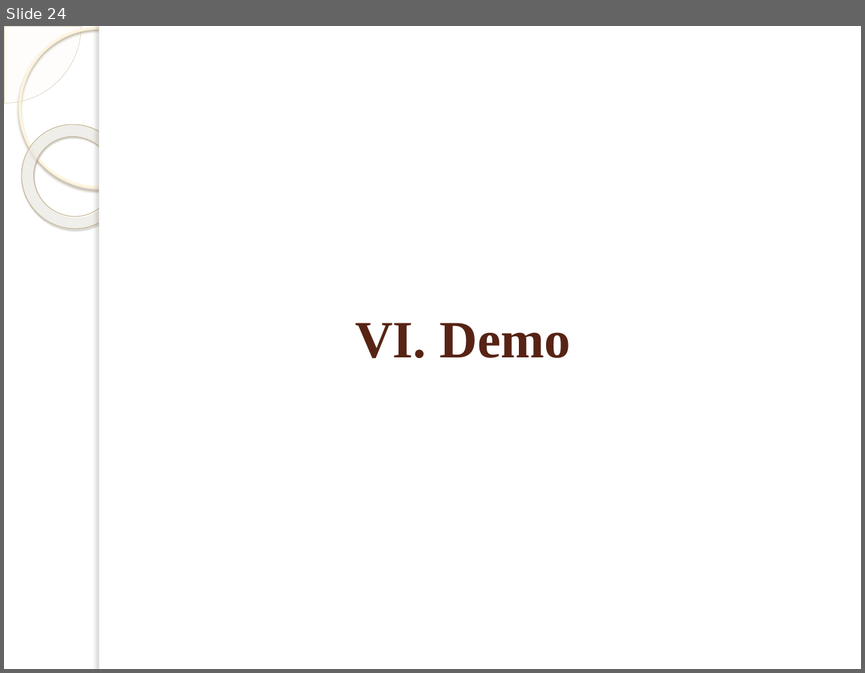
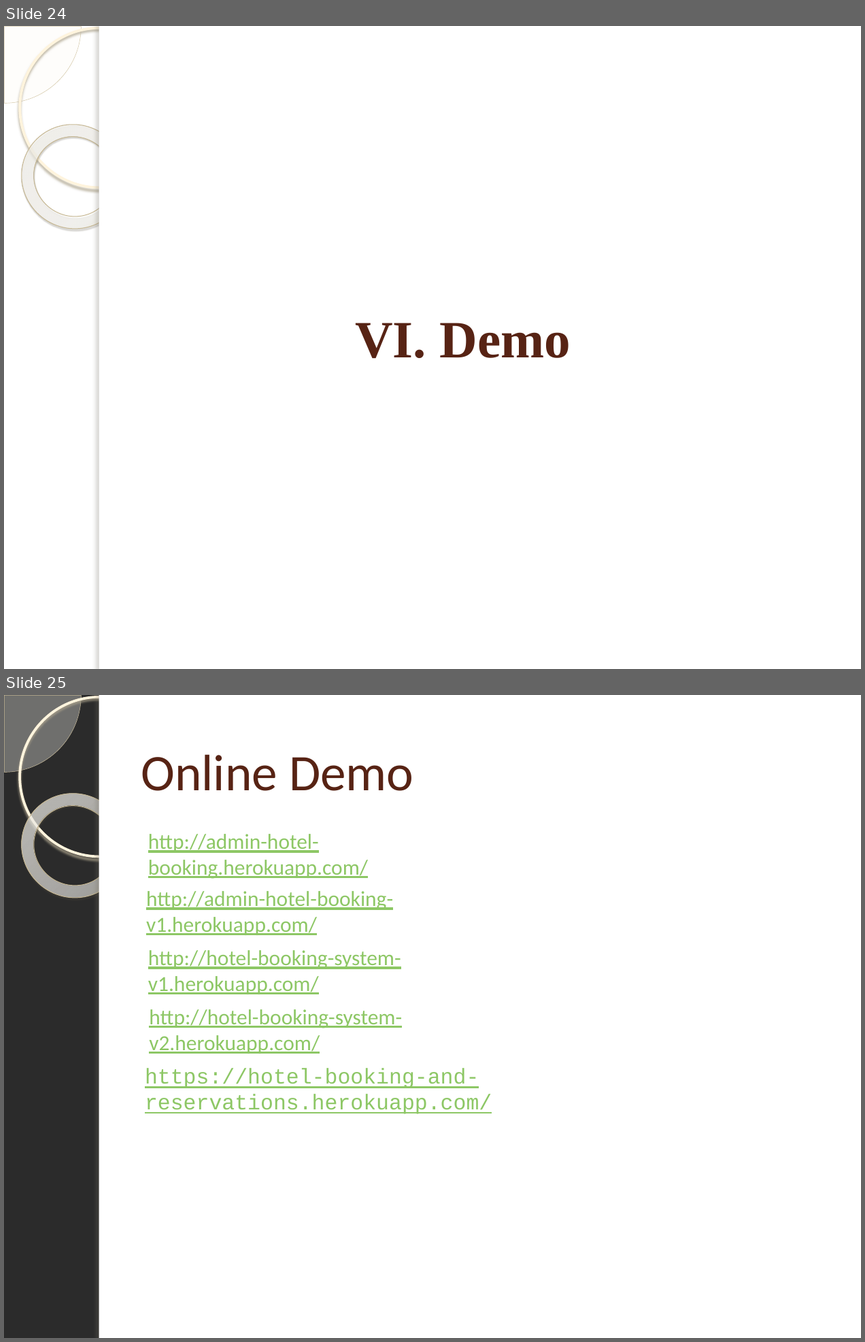
Before and after one commit to dohungcuongdev/thesis-documentation, a slide deck: Thesis-review.pptx. Shown one above the other, each under a label of ours: slide 24 before the commit, slides 24 and 25 after it. The pictures are 865x673 and 865x1342 pixels, drawn with LibreOffice and Linux fonts; fonts in the diff are those of the drawing; background and template pictures are left out; a plain dark background stands for a picture behind light text. Boxes give left, top, right and bottom in pixels: in the first picture for what was removed or moved away, otherwise in the second. Text is boxed around its words. In the diff, an @@ line names an element or a change of style, - is before the commit and + after.

```diff
--- a/Thesis-review.pptx
+++ b/Thesis-review.pptx
@@ slide 25 added at box(4, 695, 861, 1338), background picture (left out); not listed: 5 template elements that a slide beside it also shows @@
@@ title added at box(141, 754, 413, 791), 43 pt, text #572314 @@
+Online Demo
@@ text added at box(148, 834, 368, 879), 18 pt, text #8DC765, underline @@
+http://admin-hotel-booking.herokuapp.com/
@@ text added at box(146, 891, 393, 935), 18 pt, text #8DC765, underline @@
+http://admin-hotel-booking-v1.herokuapp.com/
@@ text added at box(148, 950, 401, 994), 18 pt, text #8DC765, underline @@
+http://hotel-booking-system-v1.herokuapp.com/
@@ text added at box(149, 1009, 402, 1053), 18 pt, text #8DC765, underline @@
+http://hotel-booking-system-v2.herokuapp.com/
@@ text added at box(145, 1068, 492, 1114), 18 pt, text #8DC765, underline @@
+https://hotel-booking-and-reservations.herokuapp.com/
```
Also in this commit, not shown: 1 slide changed, 3 other slides added, 1 other file.
